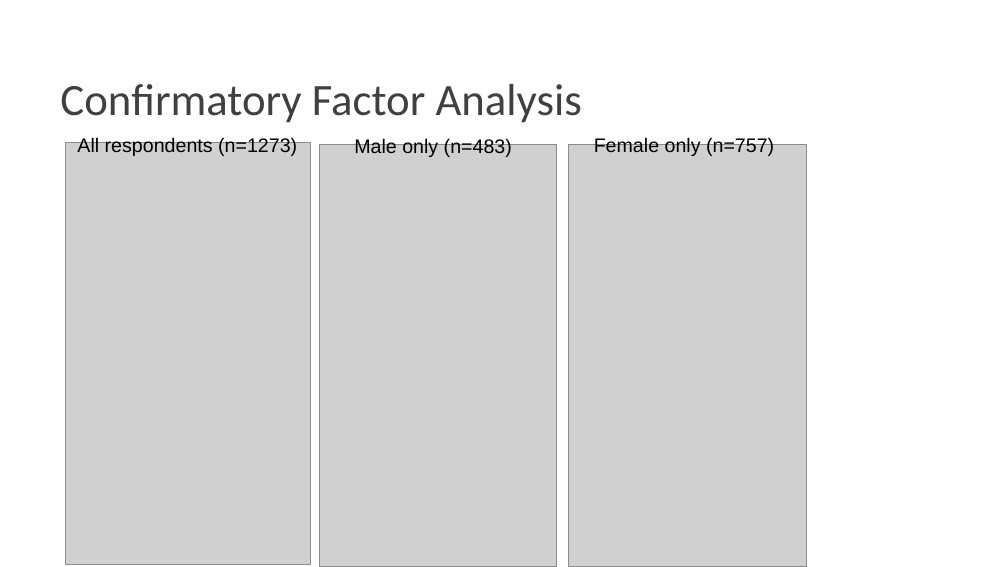
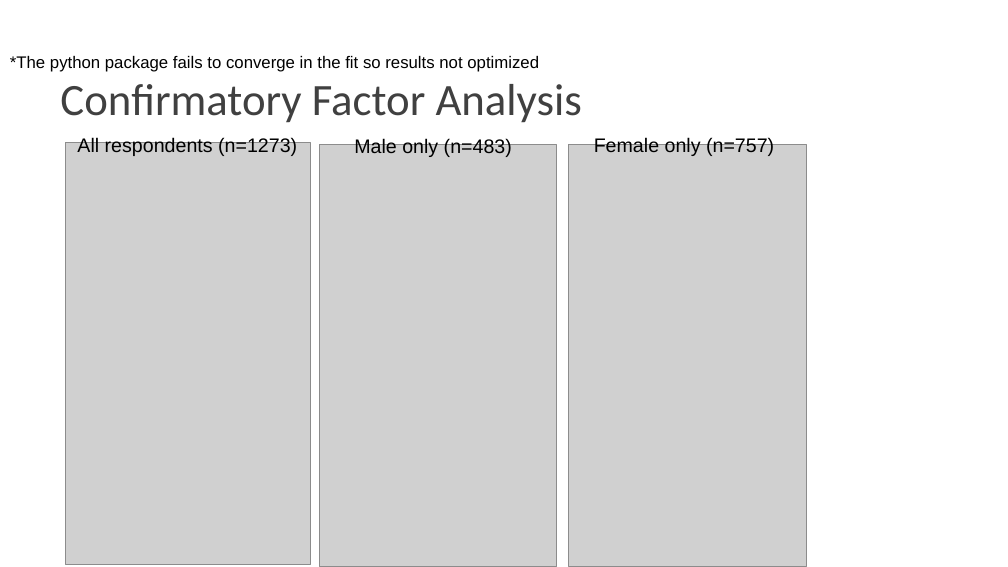
Before and after one commit to Pontigre/PER_analysis, a slide deck: slide 7 of Analysis_explanation.pptx. Drawn at 1008x567 pixels with LibreOffice and Linux fonts; fonts in the diff are those of the drawing; grey boxes stand for pictures; background and template pictures are left out. Boxes give left, top, right and bottom in pixels: in the first picture for what was removed or moved away, otherwise in the second. Text is boxed around its words. In the diff, an @@ line names an element or a change of style, - is before the commit and + after.

Commit message:
Correctly outputs loadings of all items for easier comparison
The Confirmatory Factor Analysis method does not work correctly since CFA does not converge. This means we don't have a metric to compare across the different number of factors and need to do it by hand. This fixes the EFA loadings so that we can compare all n.

```diff
--- a/Analysis_explanation.pptx
+++ b/Analysis_explanation.pptx
@@ text added at (10,56,539,72), 12 pt, text #000000 @@
+*The python package fails to converge in the fit so results not optimized
```
Also in this commit, not shown: 5 other slides changed, 1 slide added, 1 slide removed, 35 other files.
